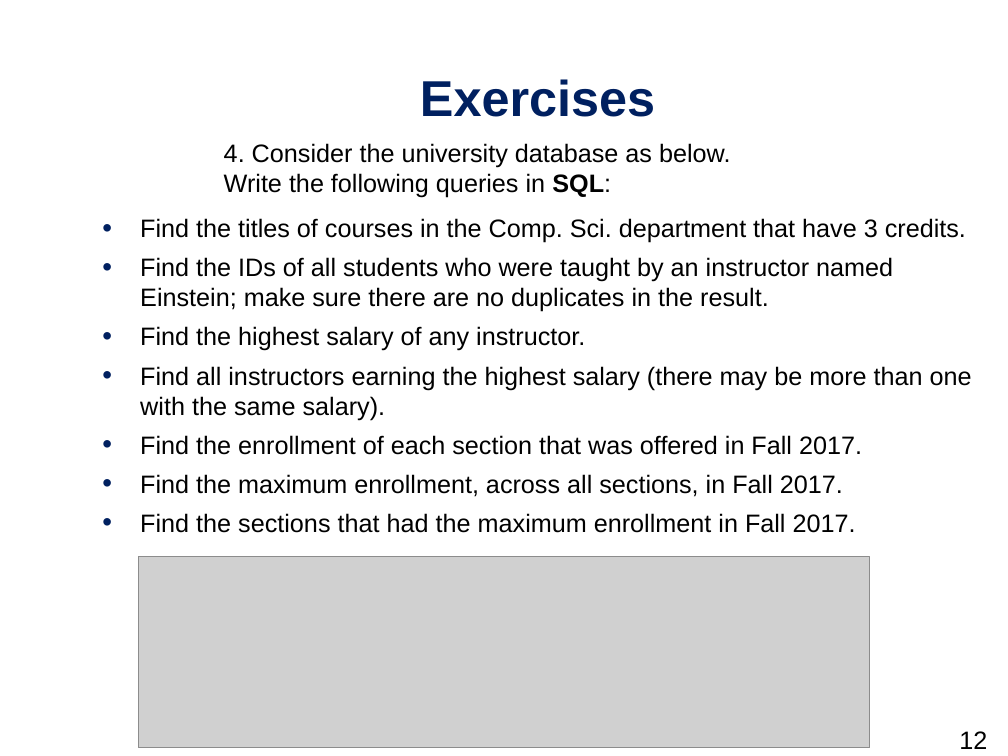
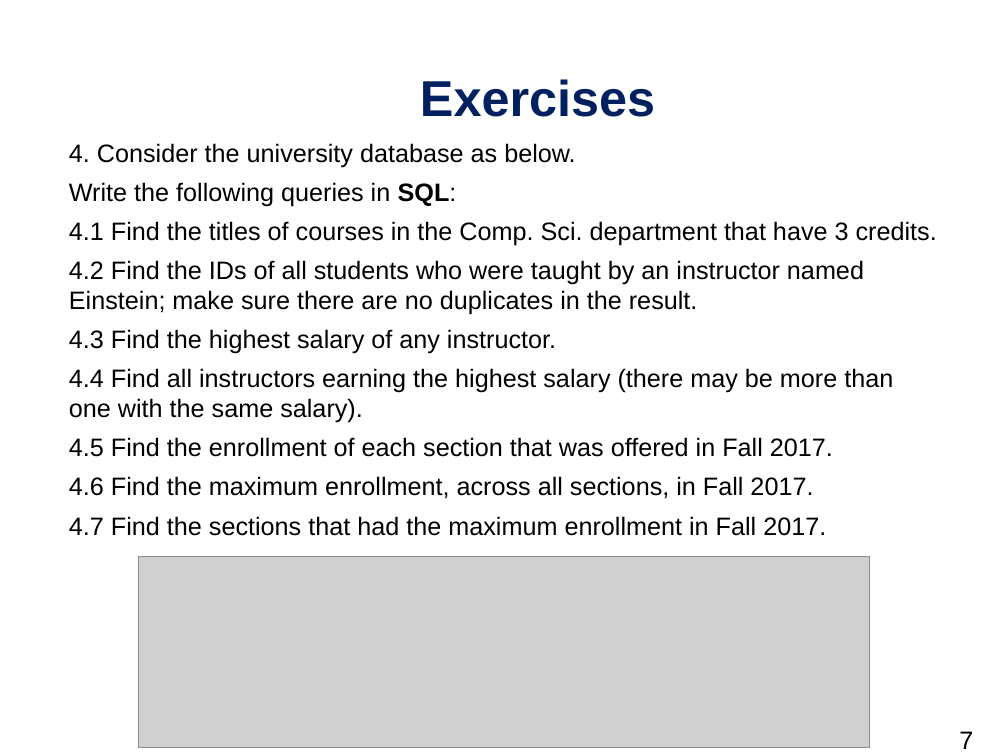
Before and after one commit to daichou03/DBS-slide-tut-25, a slide deck: slide 7 of week_1/week_1.pptx (slide 12 before the commit). Drawn at 1008x756 pixels with LibreOffice and Linux fonts; fonts in the diff are those of the drawing; grey boxes stand for pictures; background and template pictures are left out. Boxes give left, top, right and bottom in pixels: in the first picture for what was removed or moved away, otherwise in the second. Text is boxed around its words. In the diff, an @@ line names an element or a change of style, - is before the commit and + after.

```diff
--- a/week_1/week_1.pptx
+++ b/week_1/week_1.pptx
@@ text at [69,143,937,536]: text changed @@
-• Find the titles of courses in the Comp. Sci. department that have 3 credits.
-• Find the IDs of all students who were taught by an instructor named Einstein; make sure there are no duplicates in the result.
-• Find the highest salary of any instructor.
-• Find all instructors earning the highest salary (there may be more than one with the same salary).
-• Find the enrollment of each section that was offered in Fall 2017.
-• Find the maximum enrollment, across all sections, in Fall 2017.
-• Find the sections that had the maximum enrollment in Fall 2017.
+4. Consider the university database as below.
+Write the following queries in SQL:
+4.1 Find the titles of courses in the Comp. Sci. department that have 3 credits.
+4.2 Find the IDs of all students who were taught by an instructor named Einstein; make sure there are no duplicates in the result.
+4.3 Find the highest salary of any instructor.
+4.4 Find all instructors earning the highest salary (there may be more than one with the same salary).
+4.5 Find the enrollment of each section that was offered in Fall 2017.
+4.6 Find the maximum enrollment, across all sections, in Fall 2017.
+4.7 Find the sections that had the maximum enrollment in Fall 2017.
@@ text removed at [224,143,730,198] @@
-4. Consider the university database as below.
-Write the following queries in SQL:
@@ page number at [959,731,973,749]: text changed @@
-12
+7
```
Also in this commit, not shown: 5 other slides changed, 5 slides removed.
